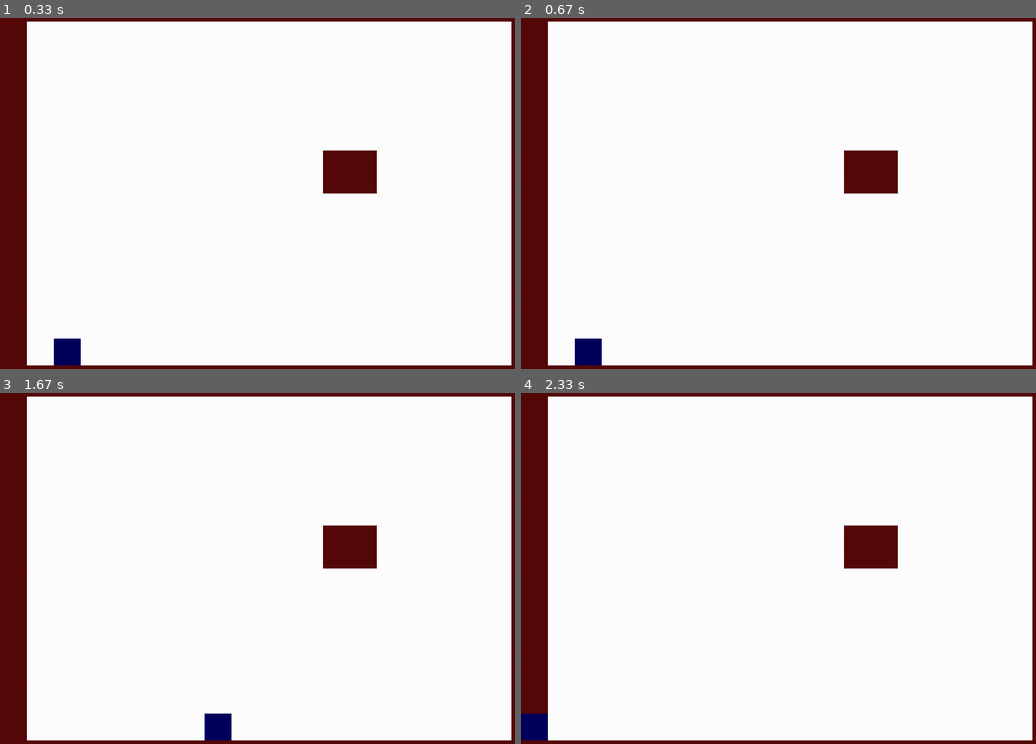
Above: before the commit, frames 1-4 (two rows, left to right).
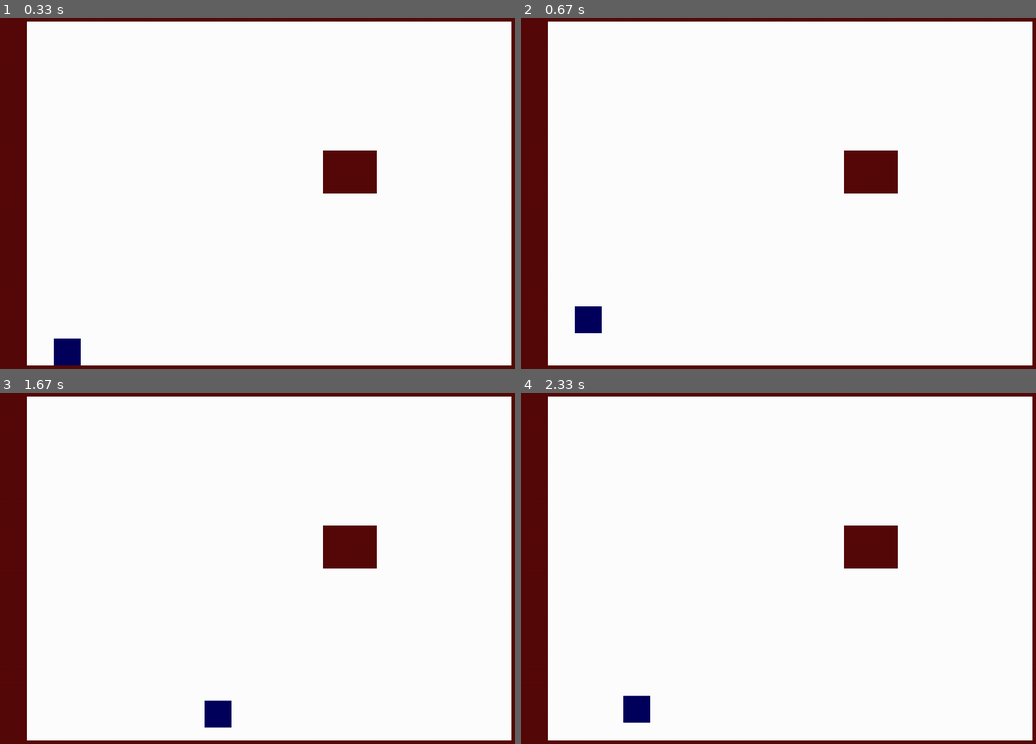
Above: after the commit, the same moments.

Repository: bobg207/pygame_platformer
Game: pygame game, started from main.py
Two runs of this game, one before a commit and one after it. Both use one fixed random seed, a clock stepped at 60 frames per second and the inputs below.
Inputs:
- Up to frame 1 (0.33 s): no input
- Up to frame 2 (0.67 s): tap Space at 0.33 s
- Up to frame 3 (1.67 s): hold Right 0.67-1.13 s; tap Space at 0.73, 1.03, 1.23, 1.53 s; hold Right 1.17-1.63 s
- Up to frame 4 (2.33 s): hold Left 1.67-2.2 s; tap Space at 1.73, 2.03, 2.3 s; hold Left from 2.23 s (still down)

Frame 1 is identical in both runs. In frame 2, 0.8% of the frame differs, in the area x 10-16%, y 82-99%; in frame 3, 0.4%; in frame 4, 0.8%, in the area x 0-26%, y 86-99%.

Commit message:
jumping, added a value to self.y_velo

Diff:
--- a/main.py
+++ b/main.py
@@ -17,11 +17,11 @@
         self.height = height
         self.velo = 5
         self.x_velo = 0
-        self.y_velo = 0
+        self.y_velo = 3
         self.jumping = False
         self.falling = False
         self.y_counter = 0
-        self.jump_height = 2 * self.height
+        self.jump_height = int(self.height * .6)
 
     def draw_player(self):
         pygame.draw.rect(self.display, self.color, (self.x, self.y, self.width, self.height))
@@ -30,9 +30,8 @@
         keys = pygame.key.get_pressed()
         if keys[pygame.K_LEFT]:
             self.x_velo = -1 * self.velo
-            self.x += self.x_velo
         elif keys[pygame.K_RIGHT]:
-            self.x += self.velo
+            self.x_velo = self.velo
         else:
             self.x_velo = 0
 
@@ -52,8 +51,8 @@
                 self.falling = True
 
         if self.falling:
-            if self.y + self.height == DISPLAY_HEIGHT:
-                self.y = DISPLAY_HEIGHT - self.height
+            if self.y + self.height == DISPLAY_HEIGHT-WALL_BRICK_HEIGHT:
+                self.y = DISPLAY_HEIGHT - WALL_BRICK_HEIGHT - self.height
                 self.falling = False
             else:
                 self.y += self.y_velo
